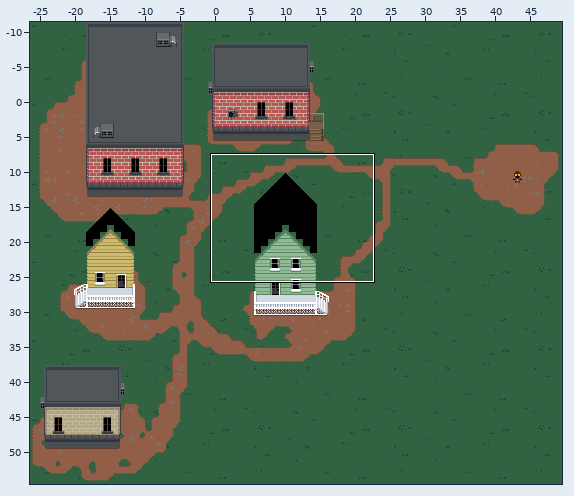
Two versions of a level (Tiled map, assets/maps/start.tmx). Above, an overview of the earlier version with the close-up marked.
Close-up. The starting point:
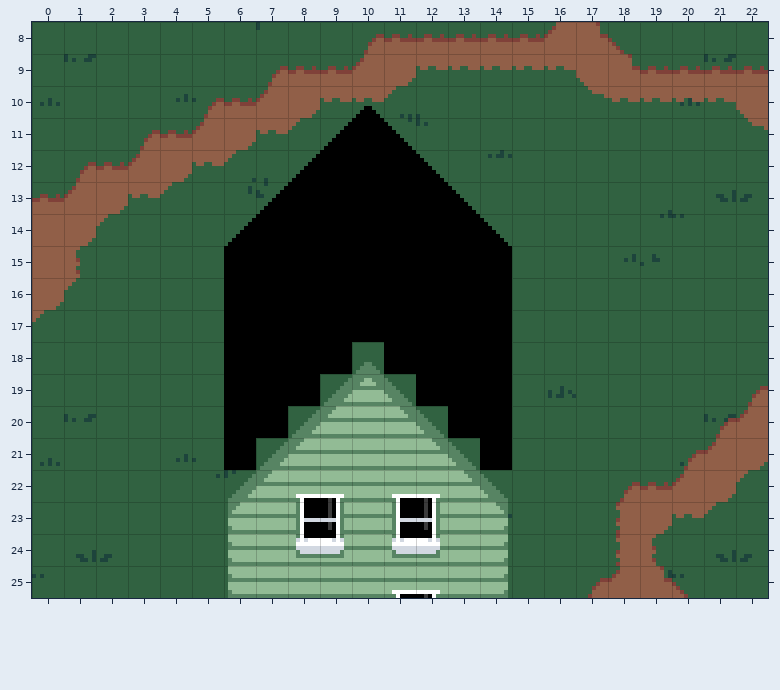
Cells are 8x8 px. Shown: x 0..22, y 8..25. The commit also changed other parts of the map, which this record leaves out. Tiles whose own drawing changed are shown in their newer look in all pictures.
New version:
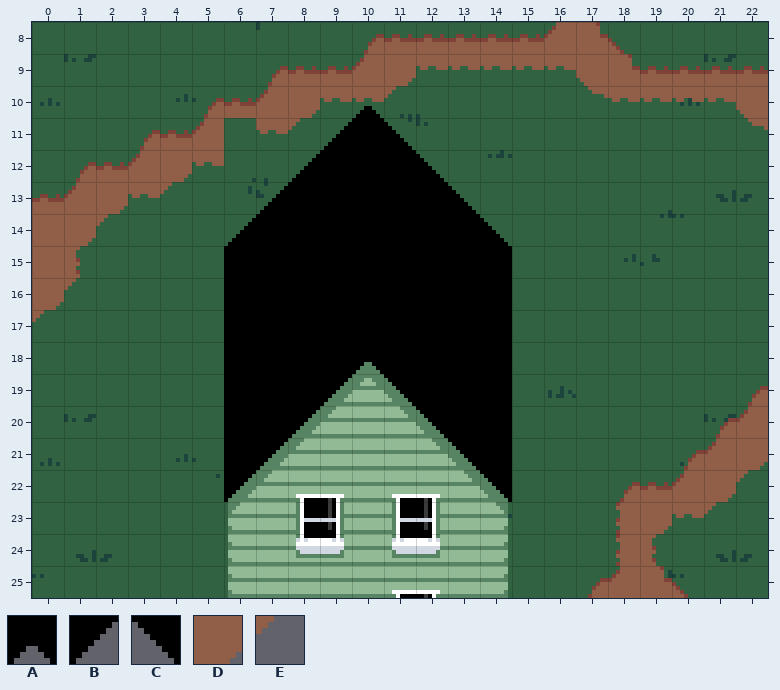
Key: from "brick": A 425, B 450, C 452; from "path": D 9, E 14.
_ is an empty cell.
Tiles of an added or newly shown layer are drawn over the layers below it.
What changed:
Layer "Ground":
The edit erases tile D in row 11 at x 6.
The edit erases tile E in row 12 at x 6.
Layer "UpperLayer" (added):
Tile A now appears in row 18 at x 10.
Tile B now appears in row 19 at x 9; in row 20 at x 8; in row 21 at x 7; in row 22 at x 6.
Tile C now appears in row 19 at x 11; in row 20 at x 12; in row 21 at x 13; in row 22 at x 14.
Boxes around the changes in both close-ups, in picture pixels (x1, y1, x2, y2):
removed: (224, 118, 256, 162)
added: (224, 342, 512, 502)
